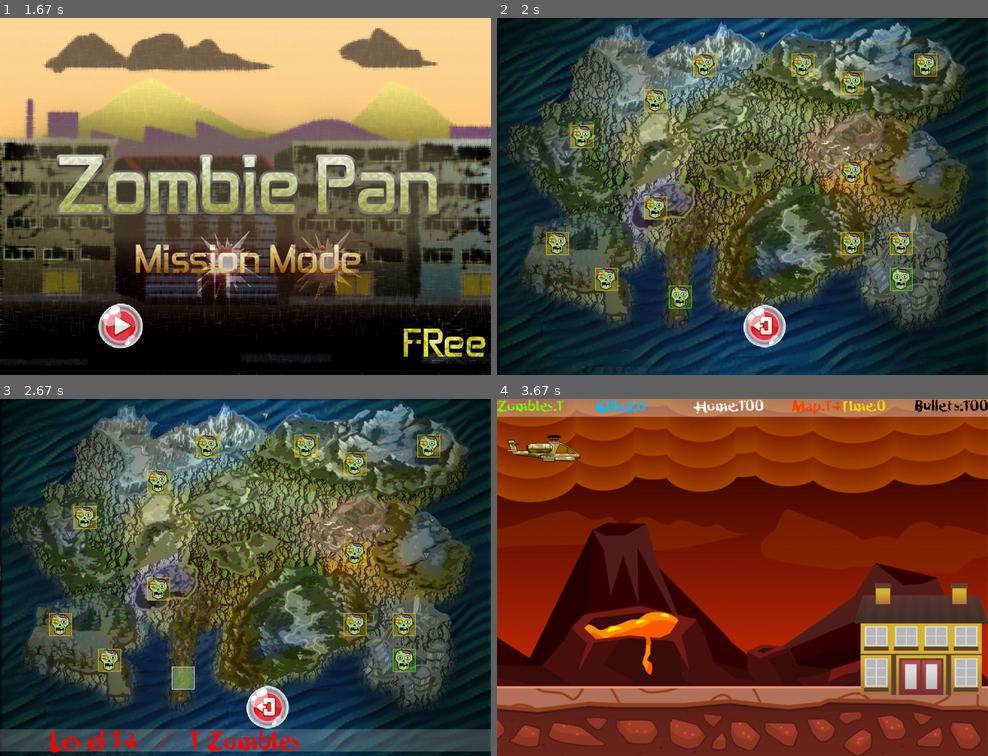
Above: before the commit, frames 1-4 (two rows, left to right).
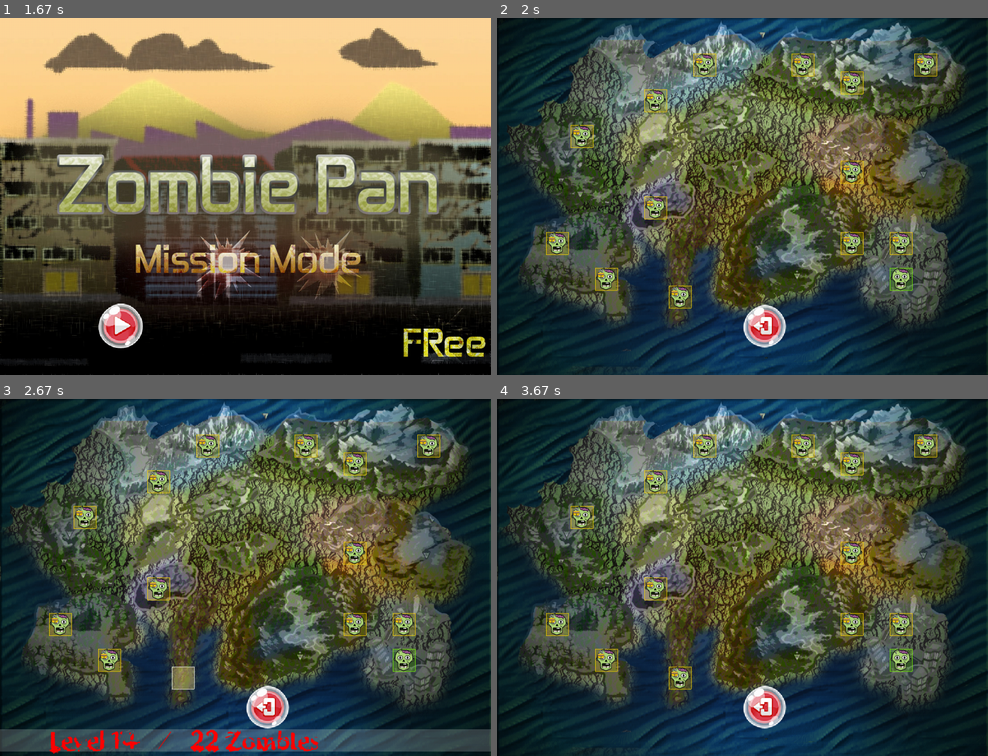
Above: after the commit, the same moments.

Repository: maharba1809/ZombiePan-pygame-src
Game: pygame game, started from main.py
Two runs of this game, one before a commit and one after it. Both use one fixed random seed, a clock stepped at 60 frames per second and the inputs below.
Inputs (mouse positions are in pixels of both pictures, inside the frame that each line leads up to):
- Up to frame 1 (1.67 s): click (117, 325) at 0.38 s; hold Right 0.67-1.13 s; move the mouse to (245, 221) at 0.7 s; click (402, 278) at 1.57 s
- Up to frame 2 (2 s): click (614, 64) at 1.92 s
- Up to frame 3 (2.67 s): click (181, 677) at 2.22 s; hold Up from 2.5 s (still down); move the mouse to (245, 620) at 2.53 s
- Up to frame 4 (3.67 s): release Up at 2.8 s; hold Right 2.83-3.3 s; move the mouse to (929, 713) at 2.87 s

Frame 1 is identical in both runs. In frame 2, 0.1% of the frame differs, in the area x 35-40%, y 74-82%; in frame 3, 0.9%; in frame 4, 100%, in the area x 0-100%, y 0-100%.

Commit message:
last map big fixed

Diff:
--- a/map.py
+++ b/map.py
@@ -95,7 +95,7 @@
             maps.append(btns.Imap(self.map11_file, df.display_width*icon_map11_x, df.display_height*icon_map11_y, 11, 20, True, 19 ))
             maps.append(btns.Imap(self.map12_file, df.display_width*icon_map12_x, df.display_height*icon_map12_y, 12, 20, True, 20 ))
             maps.append(btns.Imap(self.map13_file, df.display_width*icon_map13_x, df.display_height*icon_map13_y, 13, 20, True, 21 ))
-            maps.append(btns.Imap(self.map14_file, df.display_width*icon_map14_x, df.display_height*icon_map14_y, 14, 20, False, 1 ))
+            maps.append(btns.Imap(self.map14_file, df.display_width*icon_map14_x, df.display_height*icon_map14_y, 14, 20, True, 22 ))
             # maps.append(sp.Imap(self.map14_file, 300, 350, 14, 20, False, 1))
             # for m in maps:
             #     m.hover_text = m.file
